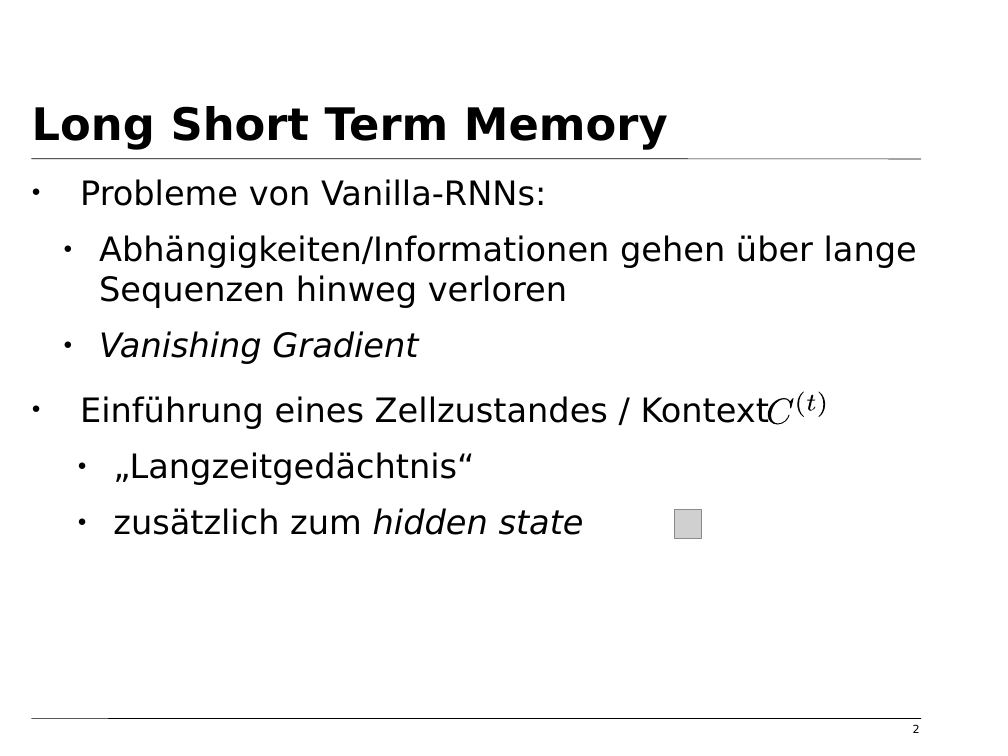
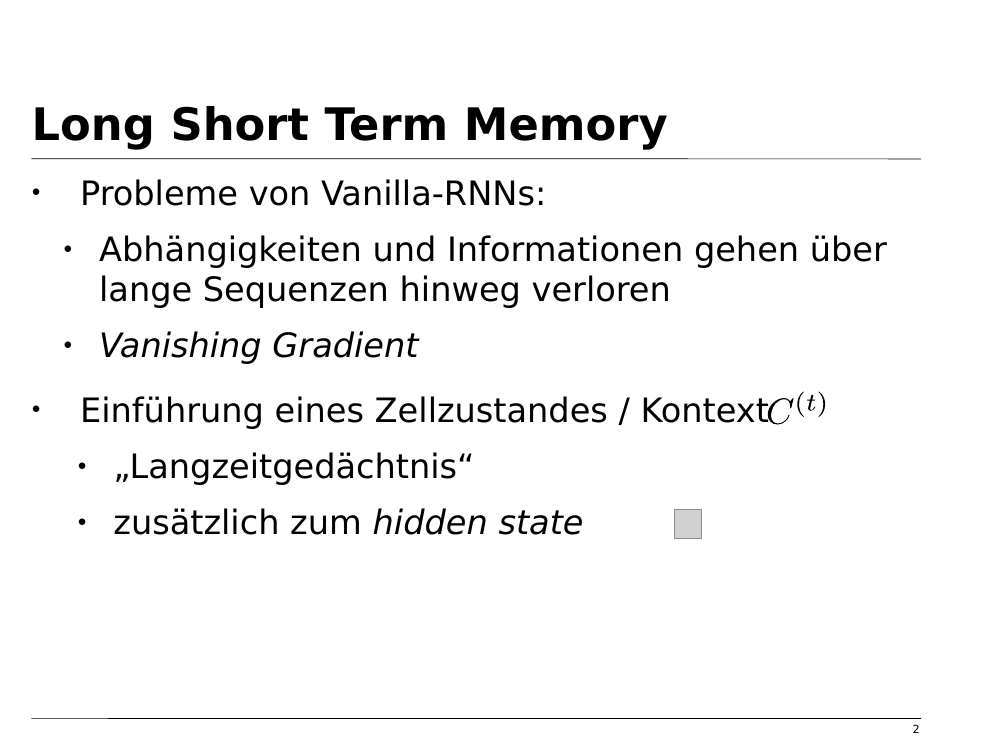
Before and after one commit to tfassbender/deep_learning_team_rnn, a slide deck: slide 2 of vorlesung/vorlesung_rnn_lstm_malte.odp. Drawn at 1008x756 pixels with LibreOffice and Linux fonts; fonts in the diff are those of the drawing; grey boxes stand for pictures; background and template pictures are left out. Boxes give left, top, right and bottom in pixels: in the first picture for what was removed or moved away, otherwise in the second. Text is boxed around its words. In the diff, an @@ line names an element or a change of style, - is before the commit and + after.

```diff
--- a/vorlesung/vorlesung_rnn_lstm_malte.odp
+++ b/vorlesung/vorlesung_rnn_lstm_malte.odp
@@ text at [99, 235, 887, 308]: text changed @@
-  ● Abhängigkeiten/Informationen gehen über lange Sequenzen hinweg verloren
+  ● Abhängigkeiten und Informationen gehen über lange Sequenzen hinweg verloren
```
Also in this commit, not shown: 9 other slides changed.
